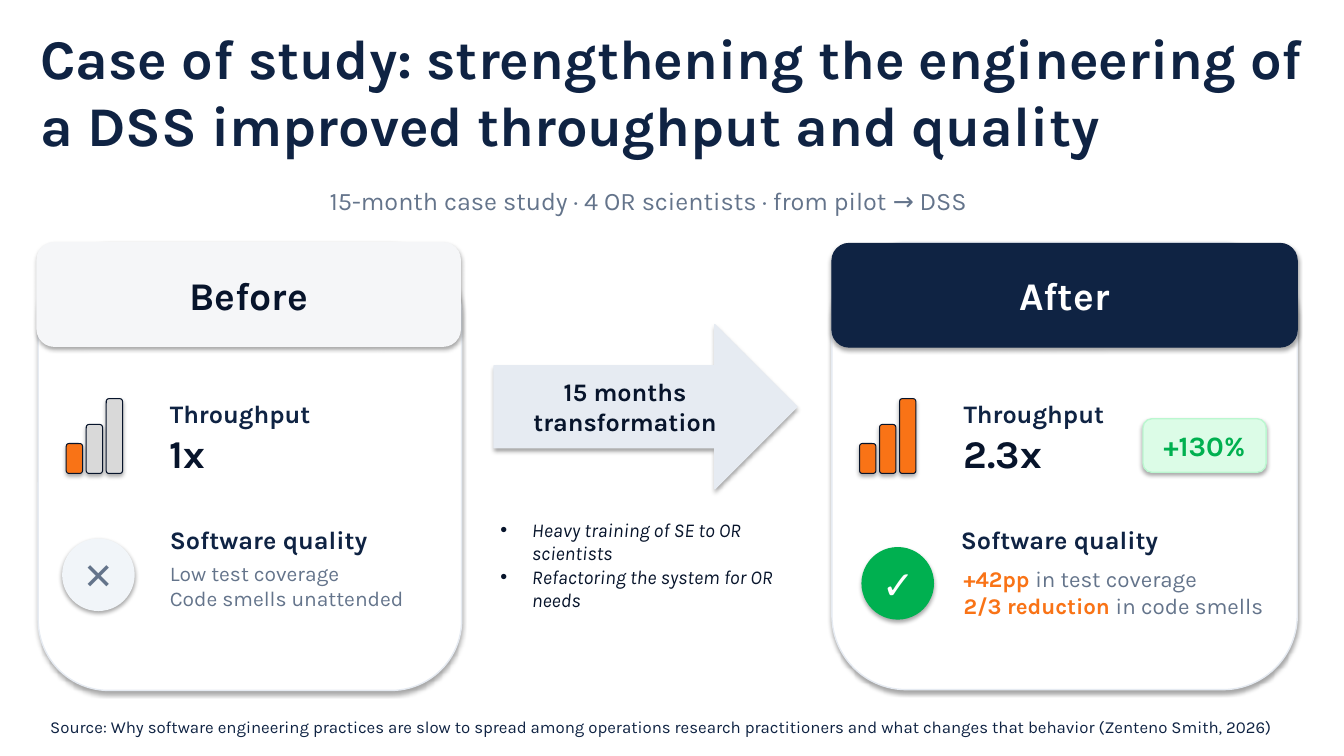
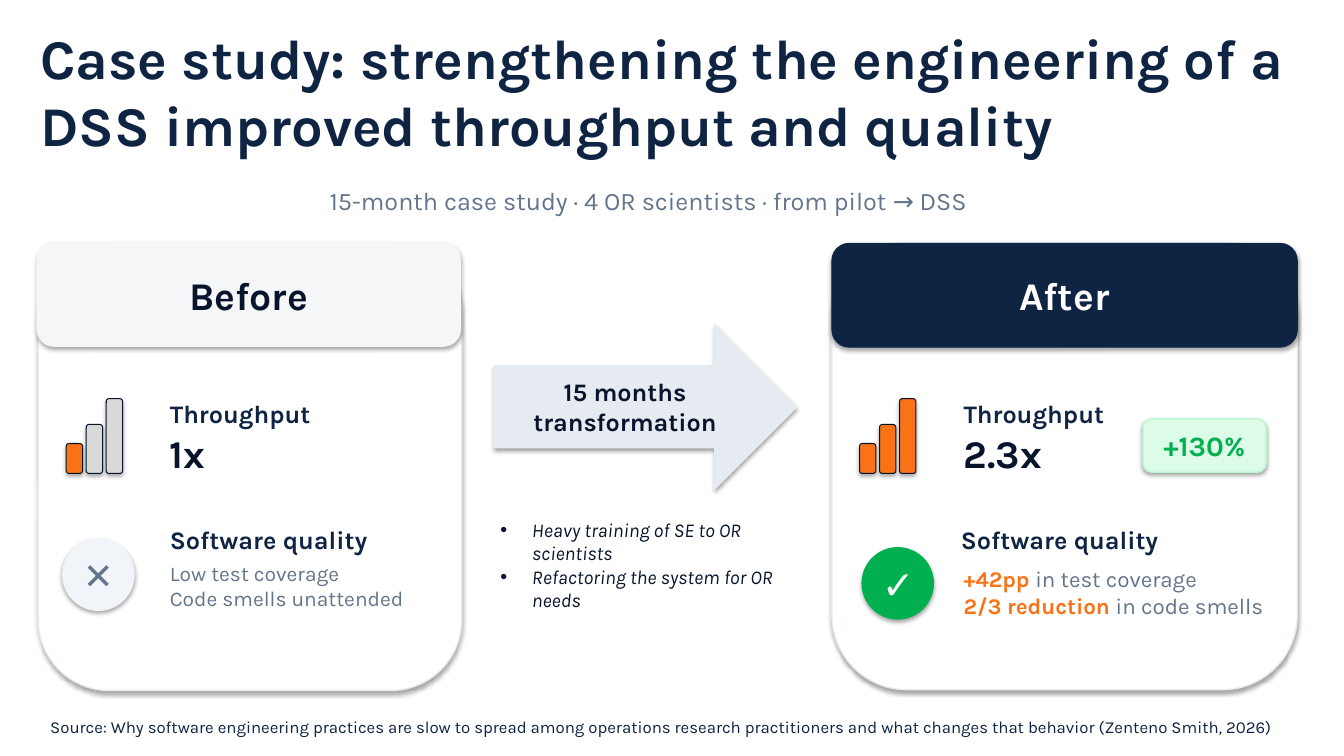
Before and after one commit to sefop/sefop-training-hub, a slide deck: slide 7 of workshops/2026-10-25-agifors-annual-symposium/agifors-sefop.pptx (slide 6 before the commit). Drawn at 1344x756 pixels with LibreOffice and Linux fonts; fonts in the diff are those of the drawing. Boxes give left, top, right and bottom in pixels: in the first picture for what was removed or moved away, otherwise in the second. Text is boxed around its words. In the diff, an @@ line names an element or a change of style, - is before the commit and + after.

```diff
--- a/workshops/2026-10-25-agifors-annual-symposium/agifors-sefop.pptx
+++ b/workshops/2026-10-25-agifors-annual-symposium/agifors-sefop.pptx
@@ text at <box>40,39,1283,160</box>: text changed @@
-Case of study: strengthening the engineering of a DSS improved throughput and quality
+Case study: strengthening the engineering of a DSS improved throughput and quality
```
Also in this commit, not shown: 7 other slides changed, 3 slides added, 4 slides removed, 2 other files.
